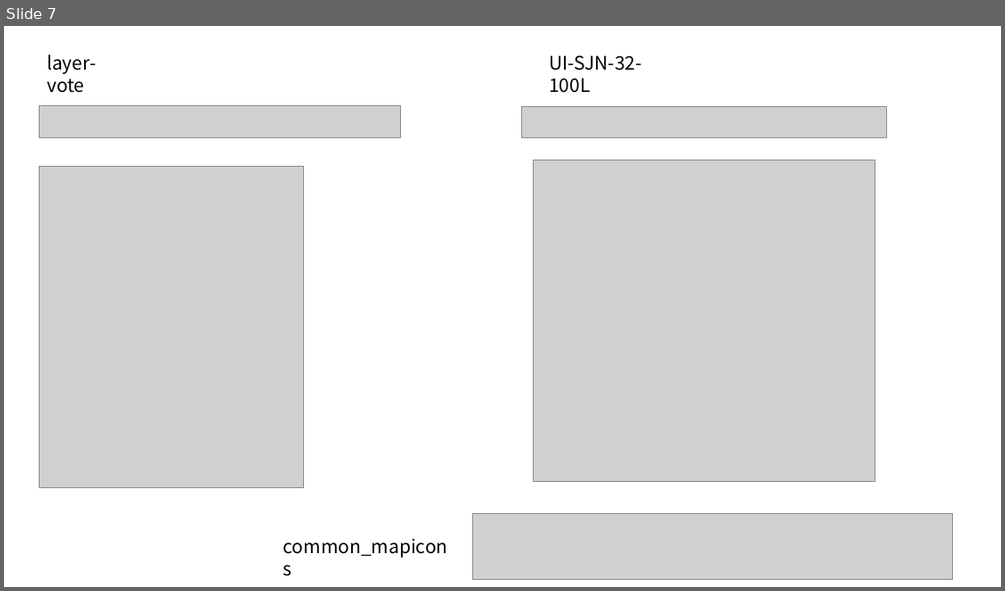
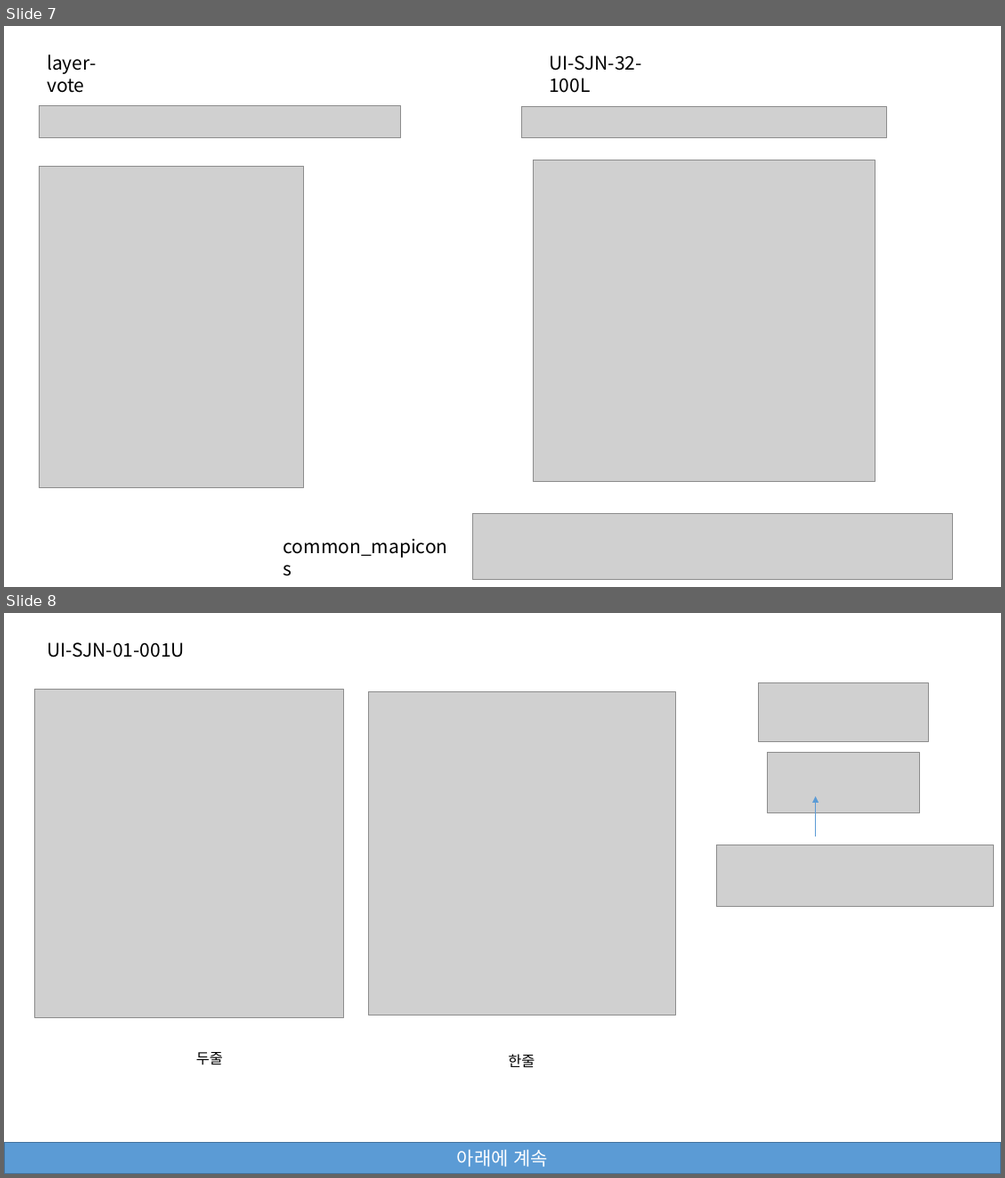
Before and after one commit to jeoungGyy/sejong, a slide deck: ppt/04-03.pptx. Shown one above the other, each under a label of ours: slide 7 before the commit, slides 7 and 8 after it. The pictures are 1005x591 and 1005x1178 pixels, drawn with LibreOffice and Linux fonts; fonts in the diff are those of the drawing; grey boxes stand for pictures. Boxes give left, top, right and bottom in pixels: in the first picture for what was removed or moved away, otherwise in the second. Text is boxed around its words. In the diff, an @@ line names an element or a change of style, - is before the commit and + after.

```diff
--- a/ppt/04-03.pptx
+++ b/ppt/04-03.pptx
@@ slide 8 added at (4, 613, 1001, 1174), background #FFFFFF @@
@@ text added at (47, 642, 185, 657), 18 pt, text #000000 @@
+UI-SJN-01-001U
@@ picture added at (34, 690, 343, 1018) @@
@@ picture added at (369, 691, 676, 1014) @@
@@ picture added at (759, 682, 928, 741) @@
@@ picture added at (768, 752, 919, 812) @@
@@ arrow added from (816, 835) to (816, 796), #5B9BD5 0.5 pt @@
@@ picture added at (717, 844, 994, 906) @@
@@ text added at (196, 1052, 223, 1065), 14 pt, text #000000 @@
+두줄
@@ text added at (508, 1054, 534, 1067), 14 pt, text #000000 @@
+한줄
@@ rectangle added at (4, 1143, 1001, 1174), fill #5B9BD5, outline #43739E 1 pt, 18 pt, text #FFFFFF @@
+아래에 계속
```
Also in this commit, not shown: 2 slides changed, 5 other slides added, 9 slides removed, 13 other files.
